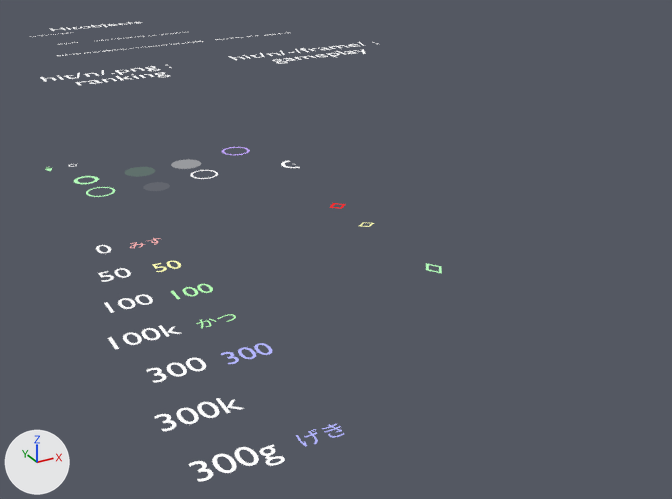
The Blender file src/hitobjects.blend as it was, and as the next commit left it.
Before and after are seen from a 50 mm camera at (-3.9, -29.0, 11.8) aimed at (10.3, -3.2, -1.1). Every picture has the same lights, and +X, +Y and +Z are marked at lower left. Text is drawn in Blender's own font.
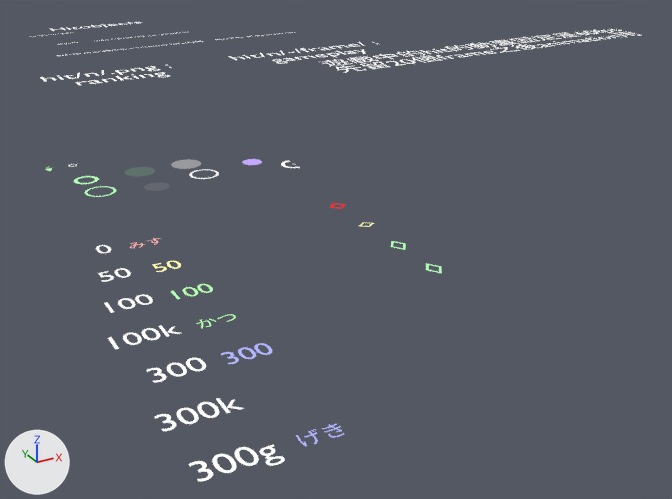
Changed parts and their boxes (x1, y1, x2, y2) in the pictures (672 x 499 px):
'Text.000', added: after (322, 29, 641, 73)
'Circle.007', moved: before (222, 147, 250, 155); after (242, 159, 262, 165)
'Circle.026', rescaled (7% wider, 10% taller): before (190, 170, 218, 179); after (189, 169, 219, 179)

Diff of the bpy script that builds the scene:
```diff
--- a/src/hitobjects.blend.py
+++ b/src/hitobjects.blend.py
@@ txt_text_003 @@
+txt_text_003 = bpy.data.curves.new('Text.003', 'FONT')
+txt_text_003.body = '遊戲中的hit的動畫固定是60fps\n先留20個frame之後animation用'
+txt_text_003.materials.append(mat_white_002)  # white #ffffff
+txt_text_003.align_x = 'CENTER'
@@ ob_circle_026 @@
 ob_circle_026.location = (8.0, 3.0, 0.0)
-ob_circle_026.scale = (0.567, 0.567, 0.567)
+ob_circle_026.scale = (0.604, 0.604, 0.604)
@@ ob_circle_007 @@
 ob_circle_007 = bpy.data.objects.new('Circle.007', me_circle_012)
-ob_circle_007.location = (10.0, 4.62, 0.27)
+ob_circle_007.location = (10.0, 3.0, 0.27)
 ob_circle_007.scale = (0.711, 0.711, 0.711)
@@ ob_text_000 @@
+ob_text_000 = bpy.data.objects.new('Text.000', txt_text_003)
+ob_text_000.parent = ob_hit
+ob_text_000.matrix_parent_inverse = Matrix(((1.0, 0.0, 0.0, -7.53), (0.0, 1.0, 0.0, 5.823), (0.0, 0.0, 1.0, -4.4), (0.0, 0.0, 0.0, 1.0)))
+ob_text_000.location = (17.24, -2.033, 5.0)
```
